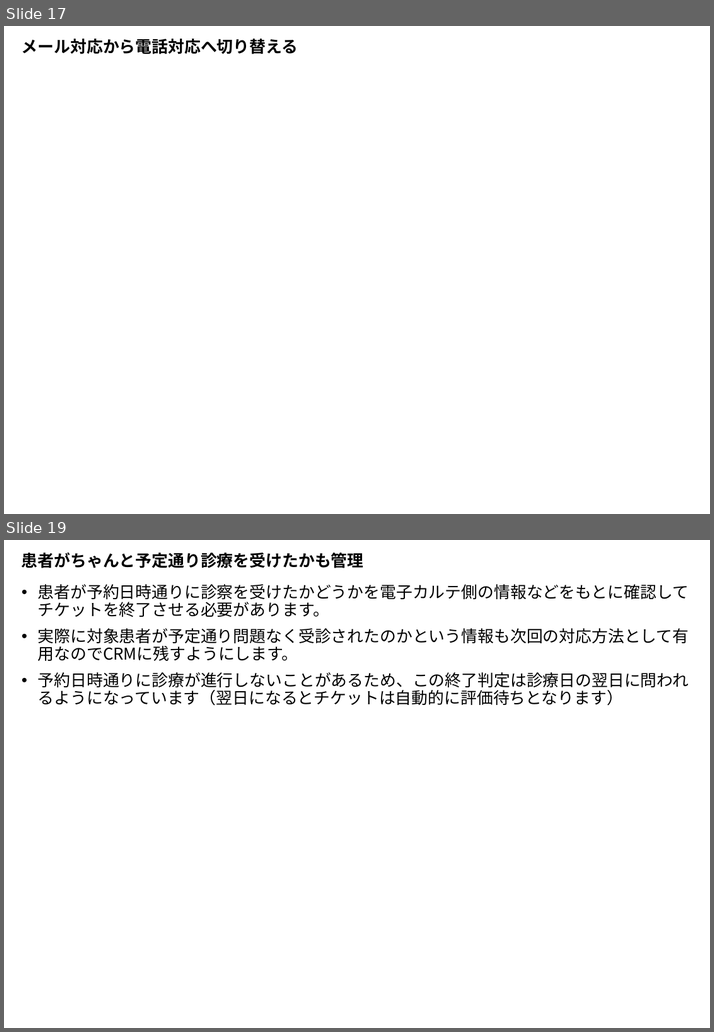
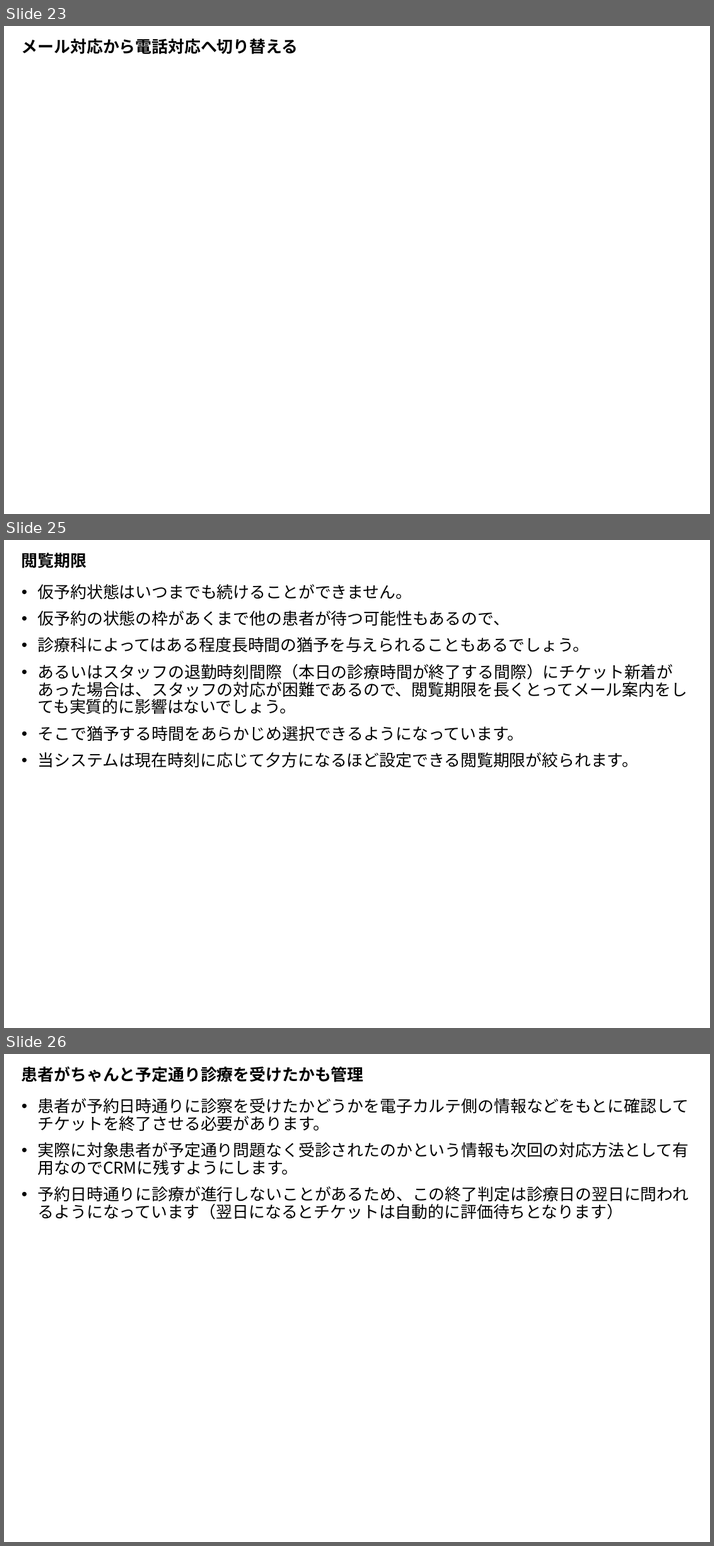
Before and after one commit to MishimaAkifumi-Private/FureaiGp-GairaiYoyakuSystem, a slide deck: Manual/UsersGuide.pptx. Shown one above the other, each under a label of ours: slides 17 and 19 before the commit, slides 23, 25 and 26 after it; the slides between them are not shown. The pictures are 714x1032 and 714x1546 pixels, drawn with LibreOffice and Linux fonts; fonts in the diff are those of the drawing. Boxes give left, top, right and bottom in pixels: in the first picture for what was removed or moved away, otherwise in the second. Text is boxed around its words. In the diff, an @@ line names an element or a change of style, - is before the commit and + after.

```diff
--- a/Manual/UsersGuide.pptx
+++ b/Manual/UsersGuide.pptx
@@ slide 25 added at [4,540,710,1028], background #FFFFFF @@
@@ title added at [22,553,87,568], 18 pt, text #000000, bold @@
+閲覧期限
@@ text added at [38,584,687,767], 18 pt, text #000000 @@
+• 仮予約状態はいつまでも続けることができません。
+• 仮予約の状態の枠があくまで他の患者が待つ可能性もあるので、
+• 診療科によってはある程度長時間の猶予を与えられることもあるでしょう。
+• あるいはスタッフの退勤時刻間際（本日の診療時間が終了する間際）にチケット新着があった場合は、スタッフの対応が困難であるので、閲覧期限を長くとってメール案内をしても実質的に影響はないでしょう。
+• そこで猶予する時間をあらかじめ選択できるようになっています。
+• 当システムは現在時刻に応じて夕方になるほど設定できる閲覧期限が絞られます。
@@ what was slide 17 is now slide 23 @@
@@ what was slide 19 is now slide 26 @@
```
Also in this commit, not shown: 1 slide changed, 6 other slides added, 2 other files.
